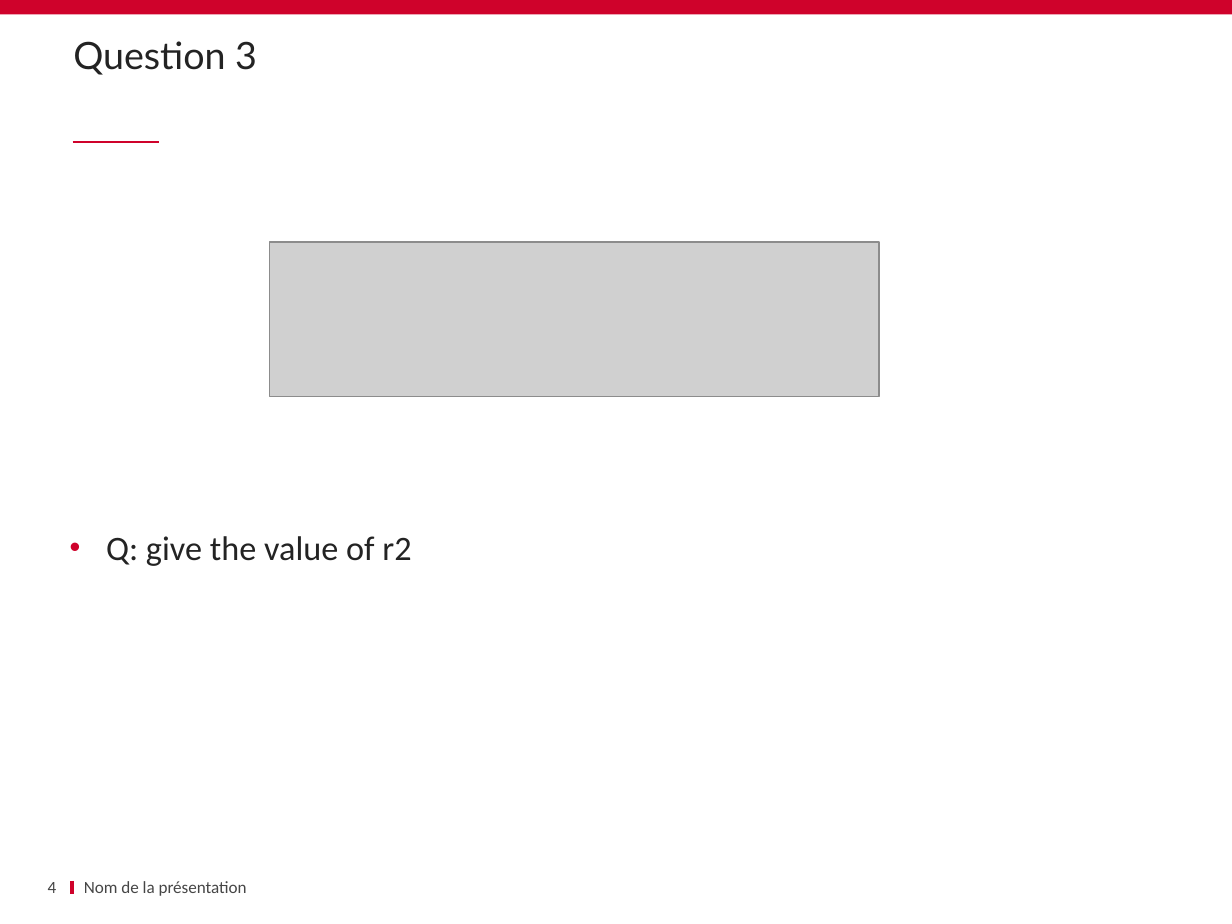
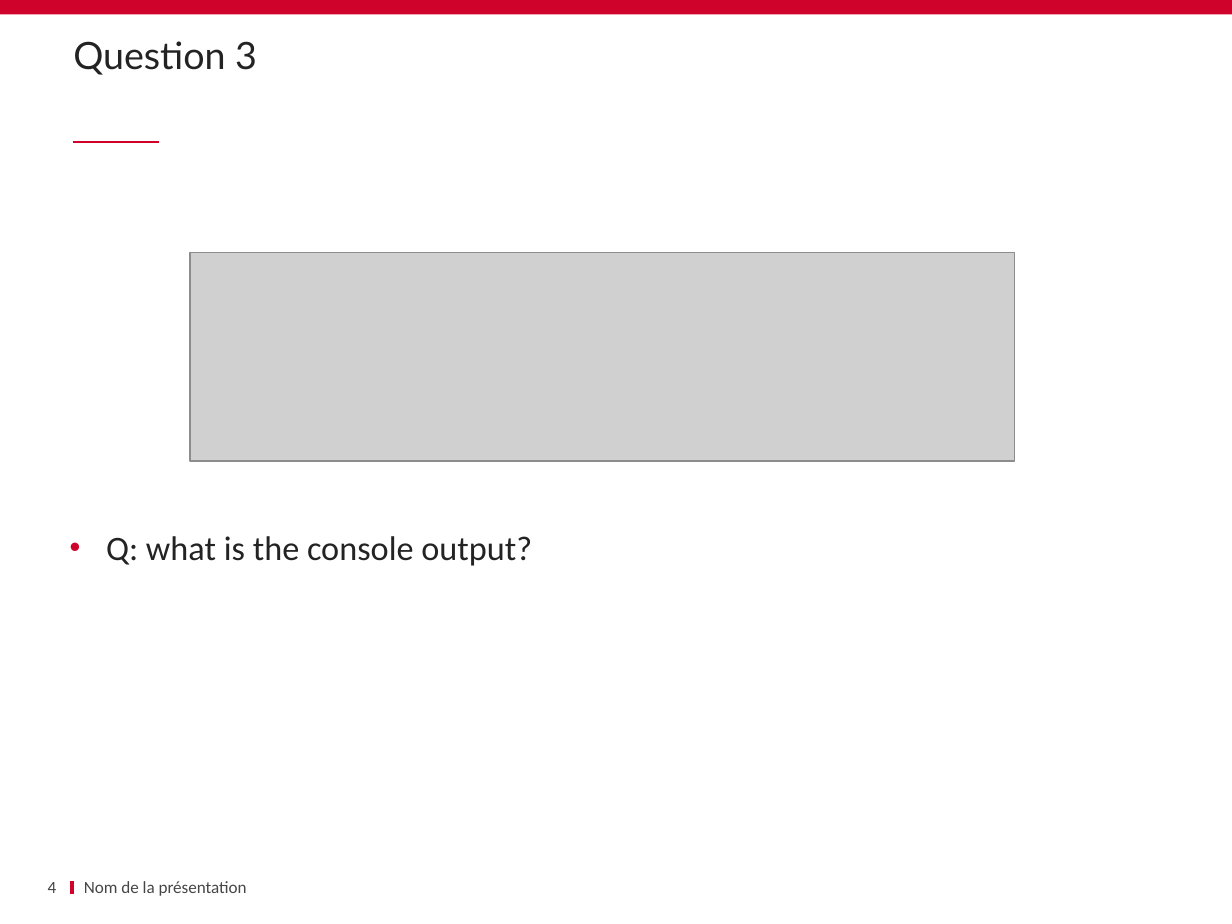
Before and after one commit to schassande/formation-angularjs1, a slide deck: slide 4 of Jour1/02 QCM/JS QCM.pptx. Drawn at 1232x924 pixels with LibreOffice and Linux fonts; fonts in the diff are those of the drawing; grey boxes stand for pictures; background and template pictures are left out. Boxes give left, top, right and bottom in pixels: in the first picture for what was removed or moved away, otherwise in the second. Text is boxed around its words. In the diff, an @@ line names an element or a change of style, - is before the commit and + after.

```diff
--- a/Jour1/02 QCM/JS QCM.pptx
+++ b/Jour1/02 QCM/JS QCM.pptx
@@ picture added at bbox=[190, 253, 1014, 461] @@
@@ picture removed at bbox=[270, 241, 880, 397] @@
@@ text at bbox=[106, 536, 532, 566]: text changed @@
-• Q: give the value of r2
+• Q: what is the console output?
```
Also in this commit, not shown: 9 other slides changed, 10 other files.
